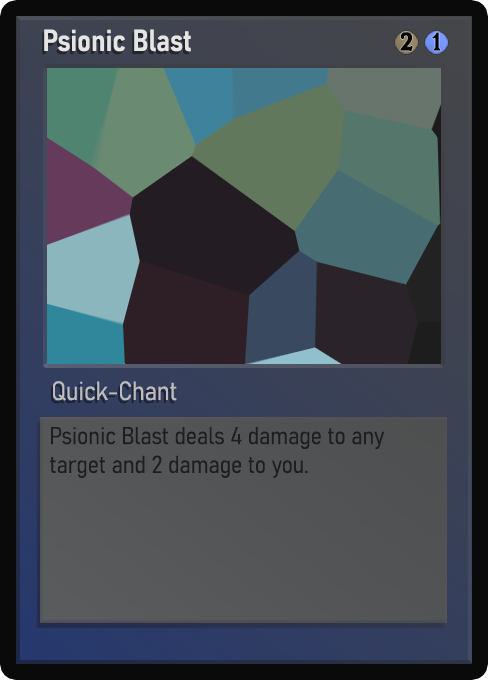
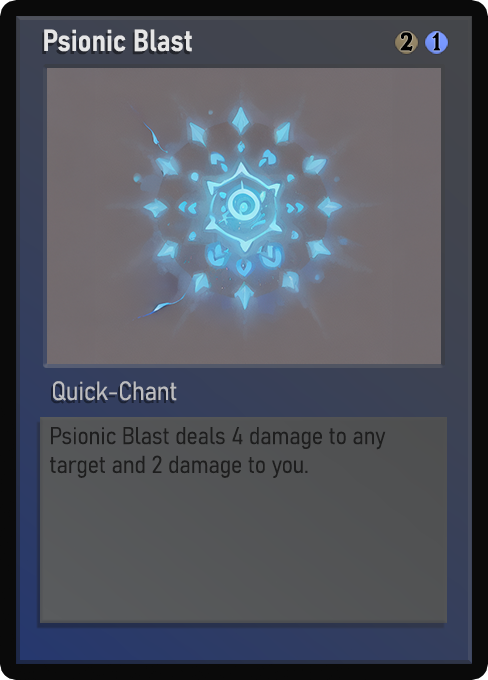
Layers edited between the first and the second w=488, h=680 image:
painted on "Name" over left=51, top=29, right=192, bottom=52
painted on "Class" over left=55, top=383, right=156, bottom=401
painted on "Desc_norm" over left=52, top=427, right=386, bottom=478
painted on "Artwork" over left=47, top=68, right=441, bottom=364
